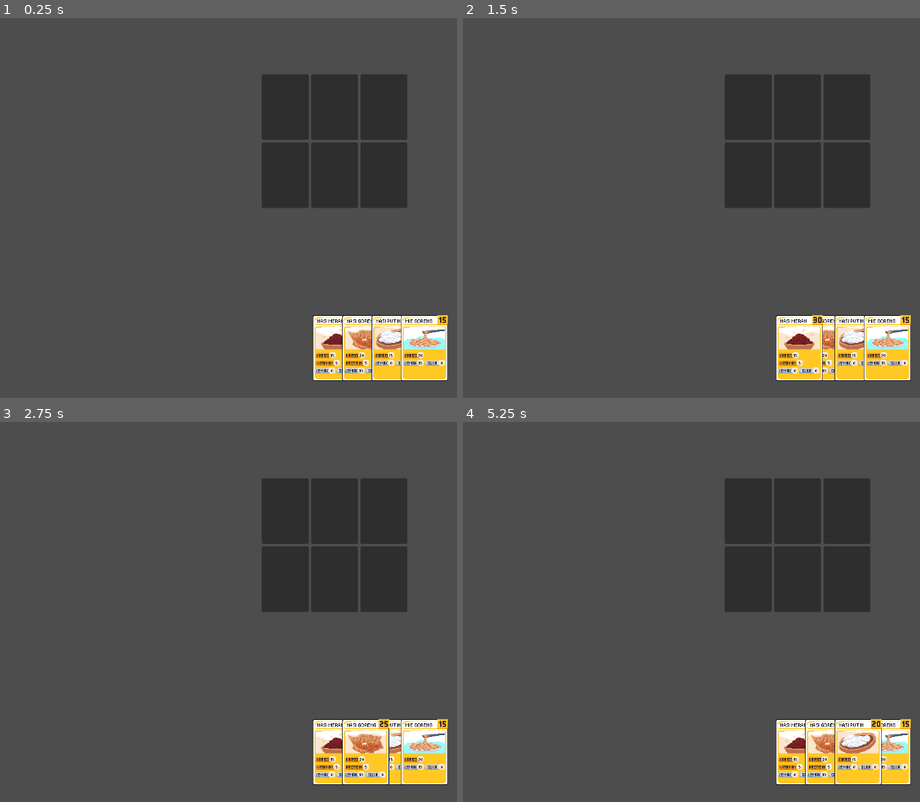
Above: before the commit, frames 1-4 (two rows, left to right).
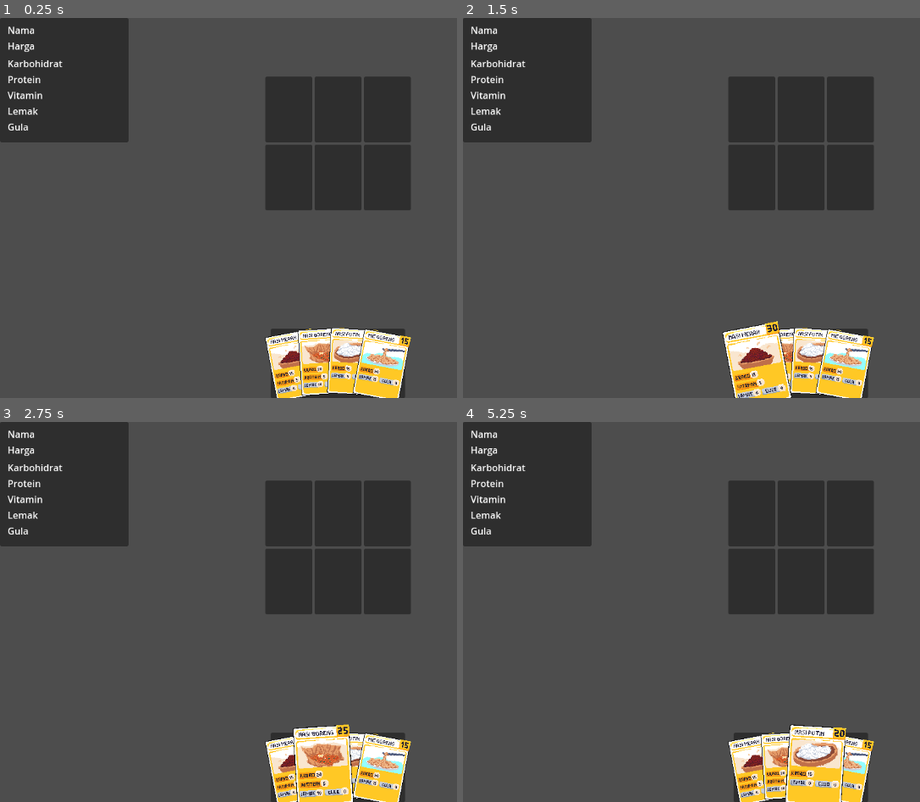
Above: after the commit, the same moments.

Repository: GiGA8Recruitment/MBG-GIGA-Kel8
Game: Godot game, scene res://scenes/main.tscn
Two runs of this game, one before a commit and one after it. Both use one fixed random seed, a clock stepped at 60 frames per second and the inputs below.
Inputs (mouse positions are in pixels of both pictures, inside the frame that each line leads up to; where the layout moved, square brackets give the same spot in the first picture):
- Up to frame 1 (0.25 s): no input
- Up to frame 2 (1.5 s): click (846, 363) [888, 348] at 0.5 s; click (755, 363) [801, 348] at 1.25 s
- Up to frame 3 (2.75 s): click (324, 764) [365, 752] at 2 s
- Up to frame 4 (5.25 s): click (814, 764) [856, 752] at 2.75 s; click (755, 767) [801, 752] at 3.5 s; click (787, 764) [828, 752] at 4.25 s; click (814, 764) [856, 752] at 5 s

The runs differ from the first frame. In frame 1, 18% of the frame differs, in the area x 0-98%, y 0-100%; in frame 2, 18%; in frame 3, 18%; in frame 4, 18%.

Commit message:
feat: Refactor FoodCard scenes and add detail UI
Move FoodCardResource.gd to project root and update .tres references accordingly. Rename scenes/card.tscn to scenes/FoodCard.tscn and rename the root node; replace explicit MieGoreng button with an instance of the new FoodCard scene. Add focus tween handlers in food_layout.gd and enable a Detail container in food_layout.tscn. Add a Player.tscn scene and remove legacy card_hand.tscn and card_slot.tscn files. Update scenes/main.gd to extend Node (add a show_card_details stub and some debug comments) and overhaul main.tscn: adjust anchors/layouts, add an arc shape resource, include the FoodCard PackedScene, and add a CardDetailPanel UI with nutritional labels. These changes restructure card resources and scene layout to support improved card interaction and a details UI.

Diff:
--- a/cards/food/mie_goreng.tres
+++ b/cards/food/mie_goreng.tres
@@ -1,6 +1,6 @@
 [gd_resource type="Resource" script_class="FoodCardResource" load_steps=3 format=3 uid="uid://gw7b3m2lyjtc"]
 
-[ext_resource type="Script" uid="uid://clcv636replkf" path="res://cards/FoodCardResource.gd" id="1_efelb"]
+[ext_resource type="Script" uid="uid://clcv636replkf" path="res://FoodCardResource.gd" id="1_efelb"]
 [ext_resource type="Texture2D" uid="uid://d874vvff7sas" path="res://assets/images/miegoreng.png" id="1_lvhwb"]
 
 [resource]
--- a/cards/food/nasi_goreng.tres
+++ b/cards/food/nasi_goreng.tres
@@ -1,7 +1,7 @@
 [gd_resource type="Resource" script_class="FoodCardResource" load_steps=3 format=3 uid="uid://cl3wsk0jv27yu"]
 
 [ext_resource type="Texture2D" uid="uid://bep4fhpt1a08g" path="res://assets/images/nasigoreng.png" id="1_h6s7x"]
-[ext_resource type="Script" uid="uid://clcv636replkf" path="res://cards/FoodCardResource.gd" id="2_g1m01"]
+[ext_resource type="Script" uid="uid://clcv636replkf" path="res://FoodCardResource.gd" id="2_g1m01"]
 
 [resource]
 script = ExtResource("2_g1m01")
--- a/cards/food/nasi_merah.tres
+++ b/cards/food/nasi_merah.tres
@@ -1,7 +1,7 @@
 [gd_resource type="Resource" script_class="FoodCardResource" load_steps=3 format=3 uid="uid://bb6nnwkgc0n7k"]
 
 [ext_resource type="Texture2D" uid="uid://cde40oal2bhif" path="res://assets/images/nasimerah.png" id="1_lsaji"]
-[ext_resource type="Script" uid="uid://clcv636replkf" path="res://cards/FoodCardResource.gd" id="1_r7y5l"]
+[ext_resource type="Script" uid="uid://clcv636replkf" path="res://FoodCardResource.gd" id="1_r7y5l"]
 
 [resource]
 script = ExtResource("1_r7y5l")
--- a/cards/food/nasi_putih.tres
+++ b/cards/food/nasi_putih.tres
@@ -1,7 +1,7 @@
 [gd_resource type="Resource" script_class="FoodCardResource" load_steps=3 format=3 uid="uid://deg6igb5dphvm"]
 
 [ext_resource type="Texture2D" uid="uid://dfd2c0nffpme7" path="res://assets/images/nasiputih.png" id="1_6cmri"]
-[ext_resource type="Script" uid="uid://clcv636replkf" path="res://cards/FoodCardResource.gd" id="2_6644r"]
+[ext_resource type="Script" uid="uid://clcv636replkf" path="res://FoodCardResource.gd" id="2_6644r"]
 
 [resource]
 script = ExtResource("2_6644r")
--- a/food_layout.gd
+++ b/food_layout.gd
@@ -10,3 +10,9 @@
 		return
 	title.text = data.card_name
 	image.texture = data.card_image
+
+func _focus_in() -> void:
+	card_instance.tween_scale(Vector2(1.2,1.2), 0.2)
+
+func _focus_out() -> void:
+	card_instance.tween_scale(Vector2(1,1), 0.2)
--- a/food_layout.tscn
+++ b/food_layout.tscn
@@ -7,6 +7,7 @@
 texture_filter = 1
 offset_right = 80.0
 offset_bottom = 112.0
+stretch = true
 script = ExtResource("1_6cskk")
 metadata/is_layout = true
 metadata/layout_id = "food_layout"
@@ -34,3 +35,41 @@
 offset_right = 104.0
 offset_bottom = 118.0
 texture = ExtResource("2_1wsy2")
+
+[node name="Detail" type="VBoxContainer" parent="SubViewport"]
+unique_name_in_owner = true
+visible = false
+offset_left = 4.0
+offset_top = 4.0
+offset_right = 98.0
+offset_bottom = 162.0
+
+[node name="Harga" type="Label" parent="SubViewport/Detail"]
+unique_name_in_owner = true
+layout_mode = 2
+text = "Harga"
+
+[node name="Karbohidrat" type="Label" parent="SubViewport/Detail"]
+unique_name_in_owner = true
+layout_mode = 2
+text = "Karbohidrat"
+
+[node name="Protein" type="Label" parent="SubViewport/Detail"]
+unique_name_in_owner = true
+layout_mode = 2
+text = "Protein"
+
+[node name="Vitamin" type="Label" parent="SubViewport/Detail"]
+unique_name_in_owner = true
+layout_mode = 2
+text = "Vitamin"
+
+[node name="Gula" type="Label" parent="SubViewport/Detail"]
+unique_name_in_owner = true
+layout_mode = 2
+text = "Gula"
+
+[node name="Lemak" type="Label" parent="SubViewport/Detail"]
+unique_name_in_owner = true
+layout_mode = 2
+text = "Lemak"
--- a/scenes/card.tscn
+++ b/scenes/FoodCard.tscn
@@ -2,7 +2,7 @@
 
 [ext_resource type="Script" uid="uid://dowgud10rp5yf" path="res://addons/simple_cards/card/card.gd" id="1_kikvd"]
 
-[node name="Card" type="Button"]
+[node name="FoodCard" type="Button"]
 self_modulate = Color(1, 1, 1, 0)
 custom_minimum_size = Vector2(80, 112)
 offset_right = 80.0
--- /dev/null
+++ b/scenes/Player.tscn
@@ -0,0 +1,12 @@
+[gd_scene load_steps=2 format=3 uid="uid://cxi2n6i1oeeu5"]
+
+[sub_resource type="CapsuleShape2D" id="CapsuleShape2D_glje2"]
+
+[node name="CharacterBody2D" type="CharacterBody2D"]
+
+[node name="CollisionShape2D" type="CollisionShape2D" parent="."]
+shape = SubResource("CapsuleShape2D_glje2")
+
+[node name="Sprite2D" type="Sprite2D" parent="."]
+
+[node name="Camera2D" type="Camera2D" parent="."]
--- a/scenes/card_hand.tscn
+++ /dev/null
@@ -1,9 +0,0 @@
-[gd_scene load_steps=2 format=3 uid="uid://debuq7ogm1nri"]
-
-[ext_resource type="Script" uid="uid://bbi8i6vef3f6y" path="res://addons/simple_cards/containers/hand/card_hand.gd" id="1_5km37"]
-
-[node name="CardHand" type="Panel"]
-offset_right = 40.0
-offset_bottom = 40.0
-script = ExtResource("1_5km37")
-metadata/_custom_type_script = "uid://bbi8i6vef3f6y"
--- a/scenes/card_slot.tscn
+++ /dev/null
@@ -1,9 +0,0 @@
-[gd_scene load_steps=2 format=3 uid="uid://clq1a21qytpqp"]
-
-[ext_resource type="Script" uid="uid://btwakv2103085" path="res://addons/simple_cards/containers/slot/card_slot.gd" id="1_qx3y6"]
-
-[node name="CardSlot" type="Panel"]
-offset_right = 40.0
-offset_bottom = 40.0
-script = ExtResource("1_qx3y6")
-metadata/_custom_type_script = "uid://btwakv2103085"
--- a/scenes/main.gd
+++ b/scenes/main.gd
@@ -1,4 +1,4 @@
-extends Control
+extends Node
 
 
 # Called when the node enters the scene tree for the first time.
@@ -9,3 +9,14 @@
 # Called every frame. 'delta' is the elapsed time since the previous frame.
 func _process(delta: float) -> void:
 	pass
+	#delta *= 2
+	#
+	#var frame = 0
+	#frame += 1 * delta
+	#print(frame)
+	#
+	#var fps = 1 / delta
+	#print(fps)
+
+func show_card_details(Card):
+	pass
--- a/scenes/main.tscn
+++ b/scenes/main.tscn
@@ -1,27 +1,37 @@
-[gd_scene load_steps=9 format=3 uid="uid://bwyj0rvwbrlo1"]
+[gd_scene load_steps=12 format=3 uid="uid://bwyj0rvwbrlo1"]
 
 [ext_resource type="Script" uid="uid://bt08wwpc43yyr" path="res://scenes/main.gd" id="1_ig7tw"]
 [ext_resource type="Script" uid="uid://bbi8i6vef3f6y" path="res://addons/simple_cards/containers/hand/card_hand.gd" id="2_0xm2m"]
 [ext_resource type="Script" uid="uid://btwakv2103085" path="res://addons/simple_cards/containers/slot/card_slot.gd" id="3_1bvp3"]
+[ext_resource type="Script" uid="uid://cgtxv1fnflwfu" path="res://addons/simple_cards/shape/premade_shapes/arc_shape.gd" id="3_85g3d"]
 [ext_resource type="Resource" uid="uid://cl3wsk0jv27yu" path="res://cards/food/nasi_goreng.tres" id="4_lquwl"]
 [ext_resource type="Script" uid="uid://dowgud10rp5yf" path="res://addons/simple_cards/card/card.gd" id="5_7mycd"]
 [ext_resource type="Resource" uid="uid://deg6igb5dphvm" path="res://cards/food/nasi_putih.tres" id="6_272bh"]
 [ext_resource type="Resource" uid="uid://bb6nnwkgc0n7k" path="res://cards/food/nasi_merah.tres" id="7_5vw27"]
 [ext_resource type="Resource" uid="uid://gw7b3m2lyjtc" path="res://cards/food/mie_goreng.tres" id="7_tipki"]
+[ext_resource type="PackedScene" uid="uid://c47660odfhvrs" path="res://scenes/FoodCard.tscn" id="8_choun"]
 
-[node name="Main" type="Control"]
-layout_mode = 3
-anchors_preset = 0
+[sub_resource type="Resource" id="Resource_85g3d"]
+script = ExtResource("3_85g3d")
+metadata/_custom_type_script = "uid://cgtxv1fnflwfu"
+
+[node name="Main" type="Node"]
 script = ExtResource("1_ig7tw")
 
 [node name="CardHand" type="Panel" parent="."]
 custom_minimum_size = Vector2(80, 112)
-layout_mode = 0
-offset_left = 533.0
-offset_top = 507.0
-offset_right = 613.0
-offset_bottom = 619.0
+anchors_preset = 7
+anchor_left = 0.5
+anchor_top = 1.0
+anchor_right = 0.5
+anchor_bottom = 1.0
+offset_left = -40.0
+offset_top = -112.0
+offset_right = 40.0
+grow_horizontal = 2
+grow_vertical = 0
 script = ExtResource("2_0xm2m")
+shape = SubResource("Resource_85g3d")
 max_cards = 8
 metadata/_custom_type_script = "uid://bbi8i6vef3f6y"
 
@@ -61,24 +71,19 @@
 front_layout_name = &"food_layout"
 metadata/_custom_type_script = "uid://dowgud10rp5yf"
 
-[node name="MieGoreng" type="Button" parent="CardHand"]
-self_modulate = Color(1, 1, 1, 0)
-custom_minimum_size = Vector2(80, 112)
+[node name="MieGoreng" parent="CardHand" instance=ExtResource("8_choun")]
 layout_mode = 0
-offset_right = 80.0
-offset_bottom = 112.0
-pivot_offset = Vector2(40, 56)
-script = ExtResource("5_7mycd")
 card_data = ExtResource("7_tipki")
-front_layout_name = &"food_layout"
-metadata/_custom_type_script = "uid://dowgud10rp5yf"
 
 [node name="GridContainer" type="GridContainer" parent="."]
-layout_mode = 0
-offset_left = 446.0
-offset_top = 96.0
-offset_right = 694.0
-offset_bottom = 324.0
+anchors_preset = 5
+anchor_left = 0.5
+anchor_right = 0.5
+offset_left = -124.0
+offset_top = 100.0
+offset_right = 124.0
+offset_bottom = 328.0
+grow_horizontal = 2
 columns = 3
 
 [node name="CardSlot" type="Panel" parent="GridContainer"]
@@ -133,3 +138,51 @@
 script = ExtResource("3_1bvp3")
 max_cards = 1
 metadata/_custom_type_script = "uid://btwakv2103085"
+
+[node name="UI" type="CanvasLayer" parent="."]
+
+[node name="CardDetailPanel" type="Panel" parent="UI"]
+offset_right = 219.0
+offset_bottom = 212.0
+
+[node name="GridContainer" type="VBoxContainer" parent="UI/CardDetailPanel"]
+layout_mode = 0
+offset_left = 13.0
+offset_top = 66.0
+offset_right = 200.0
+offset_bottom = 197.0
+
+[node name="Karbohidrat" type="Label" parent="UI/CardDetailPanel/GridContainer"]
+layout_mode = 2
+text = "Karbohidrat"
+
+[node name="Protein2" type="Label" parent="UI/CardDetailPanel/GridContainer"]
+layout_mode = 2
+text = "Protein"
+
+[node name="Vitamin2" type="Label" parent="UI/CardDetailPanel/GridContainer"]
+layout_mode = 2
+text = "Vitamin"
+
+[node name="Lemak2" type="Label" parent="UI/CardDetailPanel/GridContainer"]
+layout_mode = 2
+text = "Lemak"
+
+[node name="Gula2" type="Label" parent="UI/CardDetailPanel/GridContainer"]
+layout_mode = 2
+text = "Gula"
+
+[node name="VBoxContainer2" type="VBoxContainer" parent="UI/CardDetailPanel"]
+layout_mode = 0
+offset_left = 13.0
+offset_top = 9.0
+offset_right = 200.0
+offset_bottom = 59.0
+
+[node name="Nama" type="Label" parent="UI/CardDetailPanel/VBoxContainer2"]
+layout_mode = 2
+text = "Nama"
+
+[node name="Harga" type="Label" parent="UI/CardDetailPanel/VBoxContainer2"]
+layout_mode = 2
+text = "Harga"
Renamed: cards/FoodCardResource.gd -> FoodCardResource.gd
Renamed: cards/FoodCardResource.gd.uid -> FoodCardResource.gd.uid
